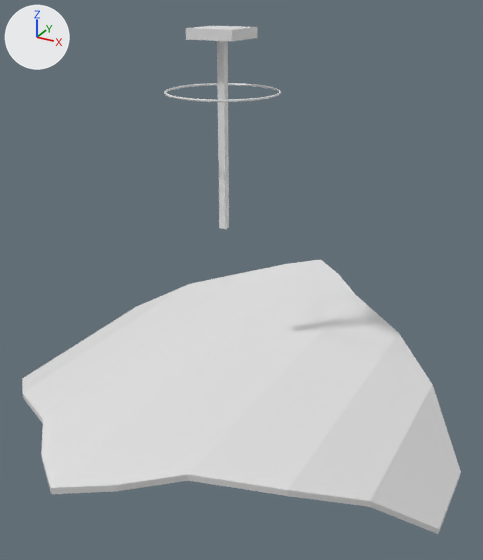
A saved change to the OBJ model Assets/Models/LeftShoulderUp/leftShoulderUp_0001.obj.
One viewpoint serves both versions: a camera (50 mm lens) standing at (0.229, -0.391, 0.251) and looking at (0.014, -0.001, 0.056). The axes (+X, +Y, +Z) are drawn at upper left. The lights are the same throughout. Where no turn or scale is listed for an object, it has been applied to the vertices.

The older version as bpy lines, for what is in view:
```python
me_leftshoulderup_0001 = bpy.data.meshes.new('leftShoulderUp_0001')
me_leftshoulderup_0001.from_pydata(...)  # 830 vertices, 824 faces; spans x -0.18..0.18, y -0.189..0.189, z -0.08..0.227
ob_leftshoulderup_0001 = bpy.data.objects.new('leftShoulderUp_0001', me_leftshoulderup_0001)
ob_leftshoulderup_0001.location = (0.0, 0.0, 0.0)
```
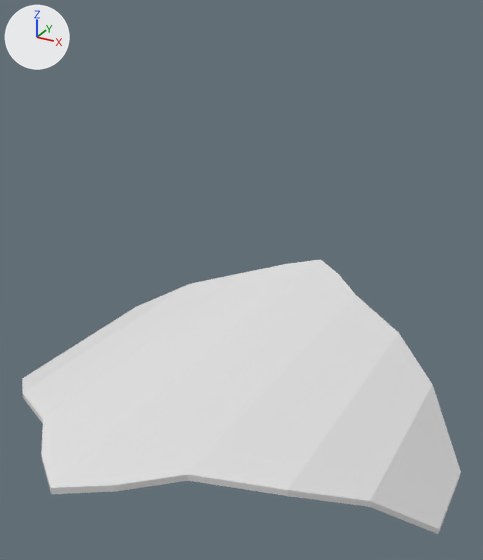
The newer file is also rescaled (x1000.0) as a whole; pictures and numbers use the older file's frame.

Pixel boxes (x1, y1, x2, y2) of what changed, in the pictures (483 x 560 px):
'leftShoulderUp_0001', reshaped (46% shorter): before (22, 26, 461, 534); after (22, 259, 461, 534)
part 1 of me_leftshoulderup_0001, deleted: before (164, 83, 281, 102)
part 2 of me_leftshoulderup_0001, deleted: before (186, 26, 258, 41)
part 3 of me_leftshoulderup_0001, deleted: before (217, 41, 229, 229)

Patch to the scene script:
```diff
--- a/Assets/Models/LeftShoulderUp/leftShoulderUp_0001.obj.py
+++ b/Assets/Models/LeftShoulderUp/leftShoulderUp_0001.obj.py
@@ me_leftshoulderup_0001 @@
 me_leftshoulderup_0001.from_pydata(...)  # 830 vertices, 824 faces; spans x -0.18..0.18, y -0.189..0.189, z -0.08..0.227
 # used by ob_leftshoulderup_0001; location = (0.0, 0.0, 0.0)
+# me_leftshoulderup_0001 part 1: the loose piece of 648 vertices spanning x -0.038..0.038, y -0.038..0.038, z 0.187..0.188 is deleted
+# me_leftshoulderup_0001 part 2: the loose piece of 8 vertices spanning x -0.017..0.017, y -0.017..0.017, z 0.22..0.227 is deleted
+# me_leftshoulderup_0001 part 3: the loose piece of 8 vertices spanning x -0.003..0.003, y -0.003..0.003, z 0.093..0.222 is deleted
```
